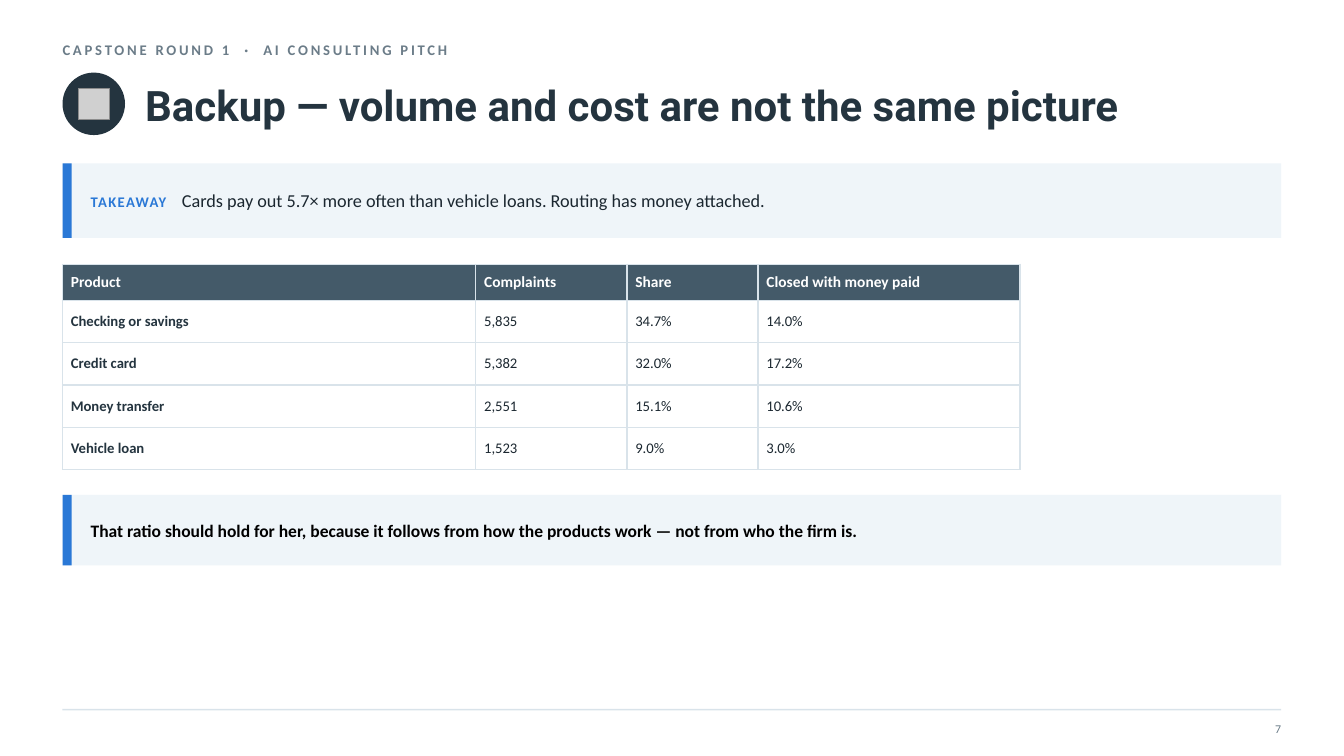
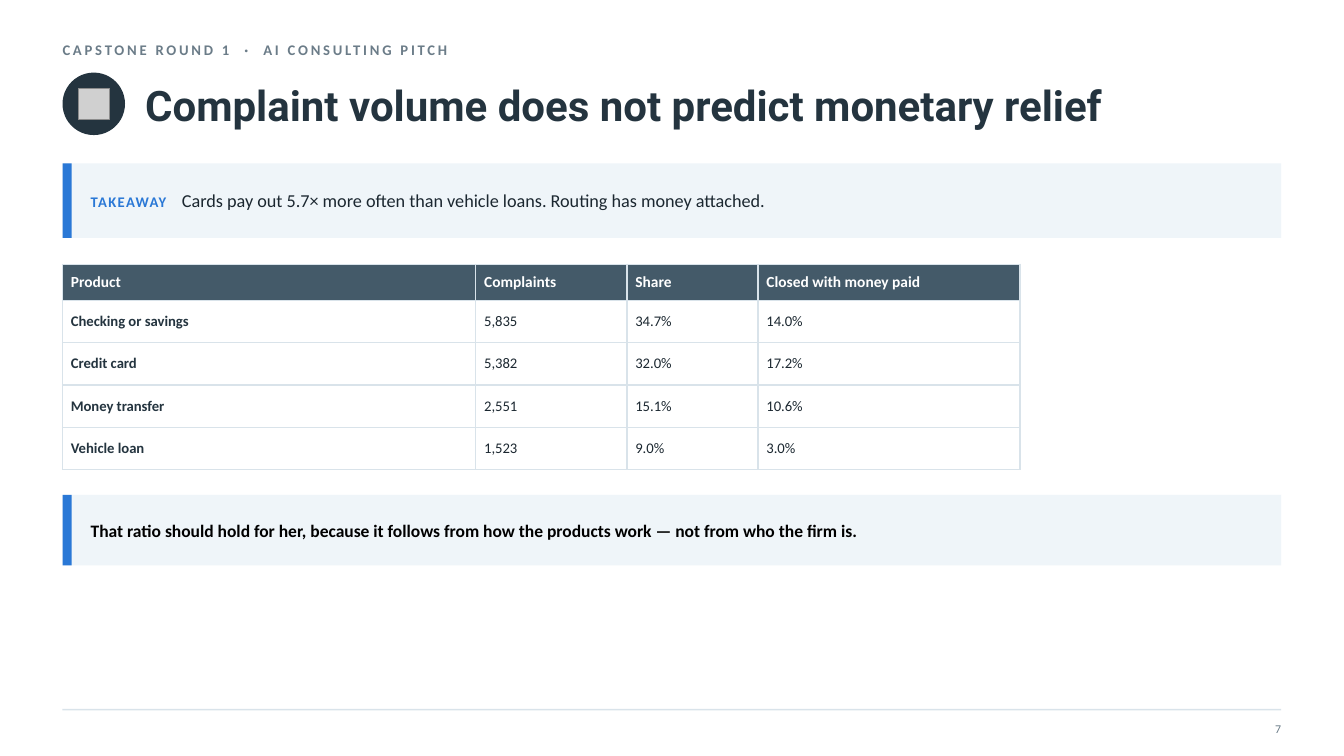
Before and after one commit to nyelugo/PROJECT-Capstone-AI-Consulting, a slide deck: slide 8 of presentation/round1_pitch.pptx (slide 9 before the commit). Drawn at 1344x756 pixels with LibreOffice and Linux fonts; fonts in the diff are those of the drawing; grey boxes stand for pictures. Boxes give left, top, right and bottom in pixels: in the first picture for what was removed or moved away, otherwise in the second. Text is boxed around its words. In the diff, an @@ line names an element or a change of style, - is before the commit and + after.

```diff
--- a/presentation/round1_pitch.pptx
+++ b/presentation/round1_pitch.pptx
@@ text at (145,89,1102,130): text changed @@
-Backup — volume and cost are not the same picture
+Complaint volume does not predict monetary relief
```
Also in this commit, not shown: 12 other slides changed, 1 slide removed, 1 other file.
